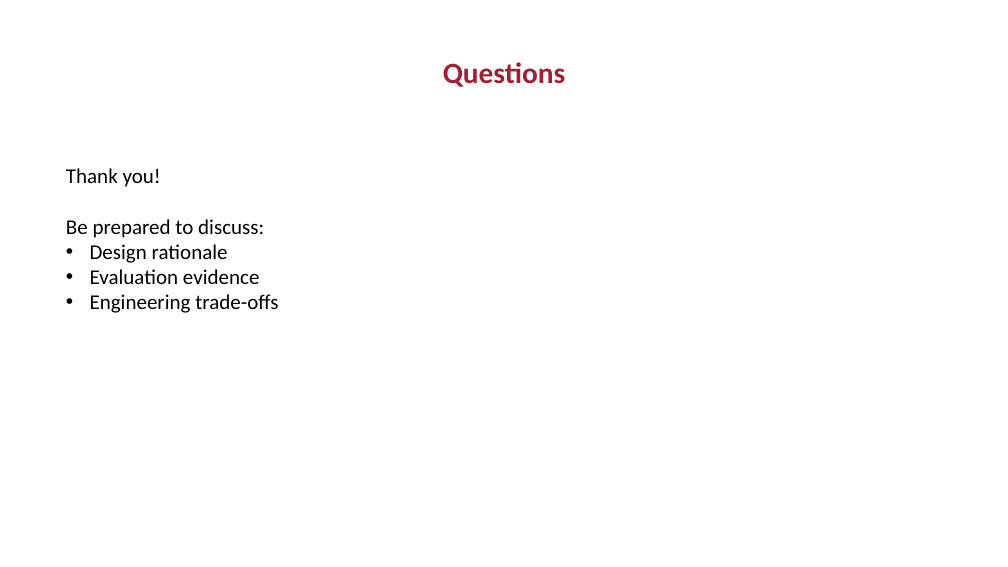
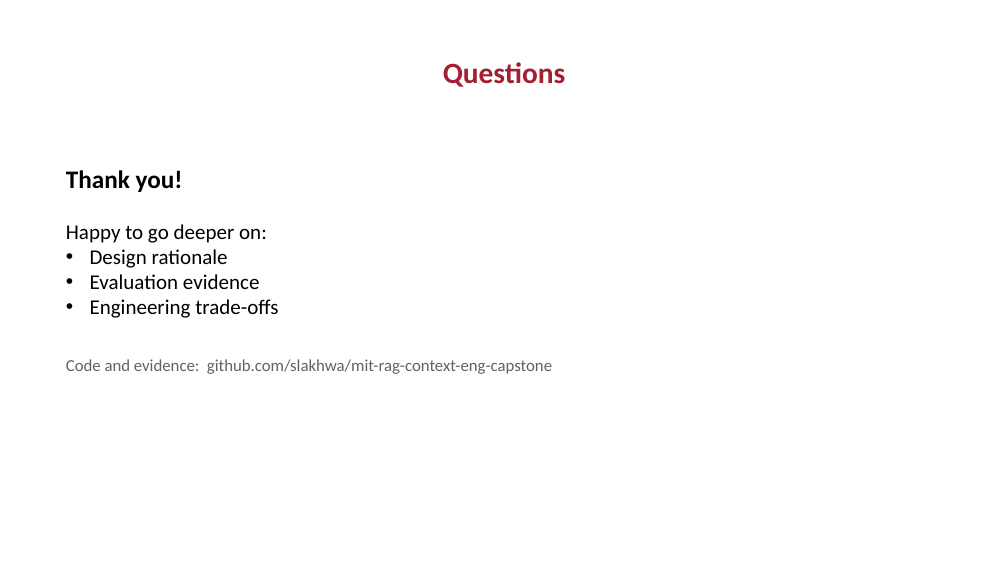
Before and after one commit to slakhwa/mit-rag-context-eng-capstone, a slide deck: slide 8 of Capstone Checkpoint 8.1/Capstone_Design_Review_Presentation_completed.pptx. Drawn at 1008x567 pixels with LibreOffice and Linux fonts; fonts in the diff are those of the drawing; background and template pictures are left out. Boxes give left, top, right and bottom in pixels: in the first picture for what was removed or moved away, otherwise in the second. Text is boxed around its words. In the diff, an @@ line names an element or a change of style, - is before the commit and + after.

```diff
--- a/Capstone Checkpoint 8.1/Capstone_Design_Review_Presentation_completed.pptx
+++ b/Capstone Checkpoint 8.1/Capstone_Design_Review_Presentation_completed.pptx
@@ text at (66, 170, 183, 192): size 20 to 24 pt, bold on in "Thank you!" @@
@@ text at (66, 224, 267, 243): text changed @@
-Be prepared to discuss:
+Happy to go deeper on:
@@ text at (66, 359, 552, 374): paragraph added @@
+Code and evidence: github.com/slakhwa/mit-rag-context-eng-capstone
```
Also in this commit, not shown: 3 other slides changed, 1 other file.
